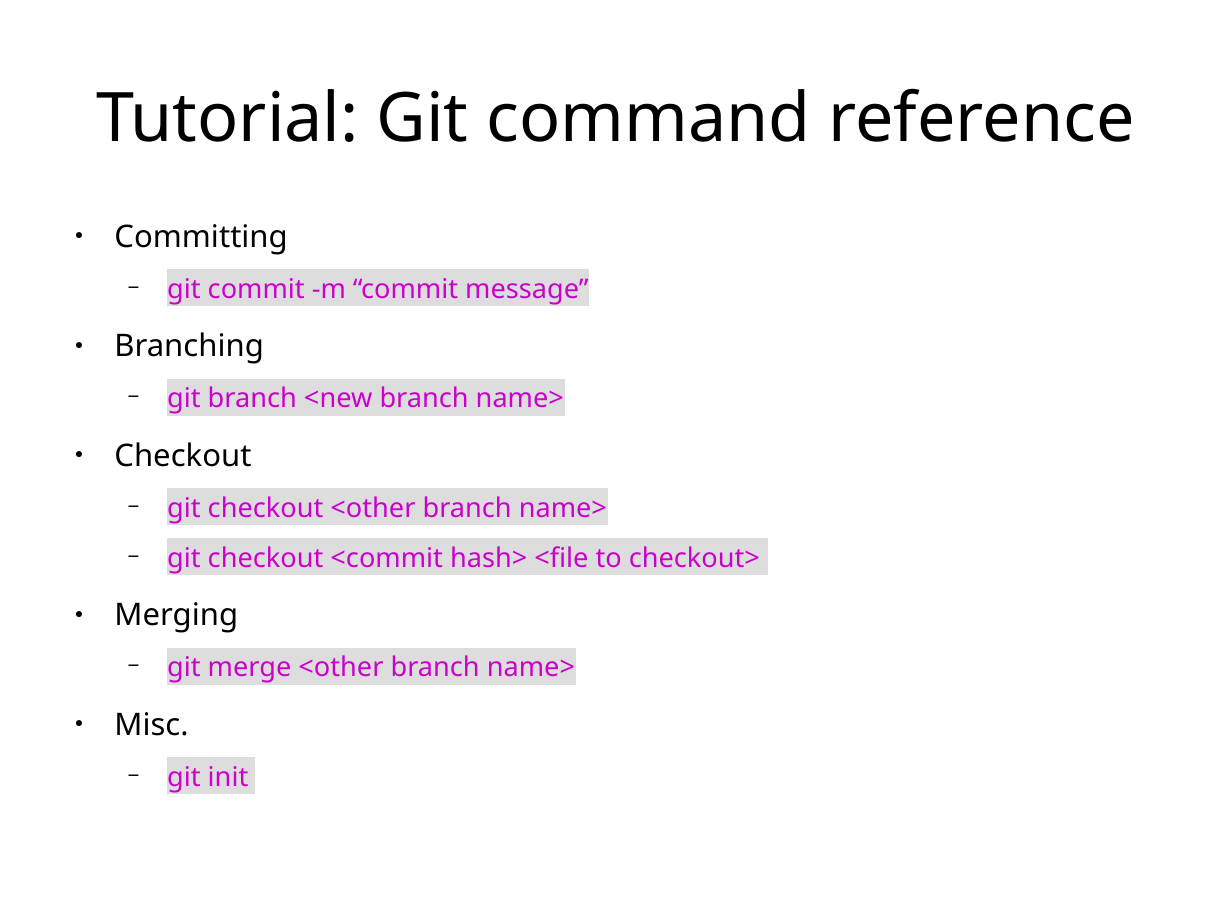
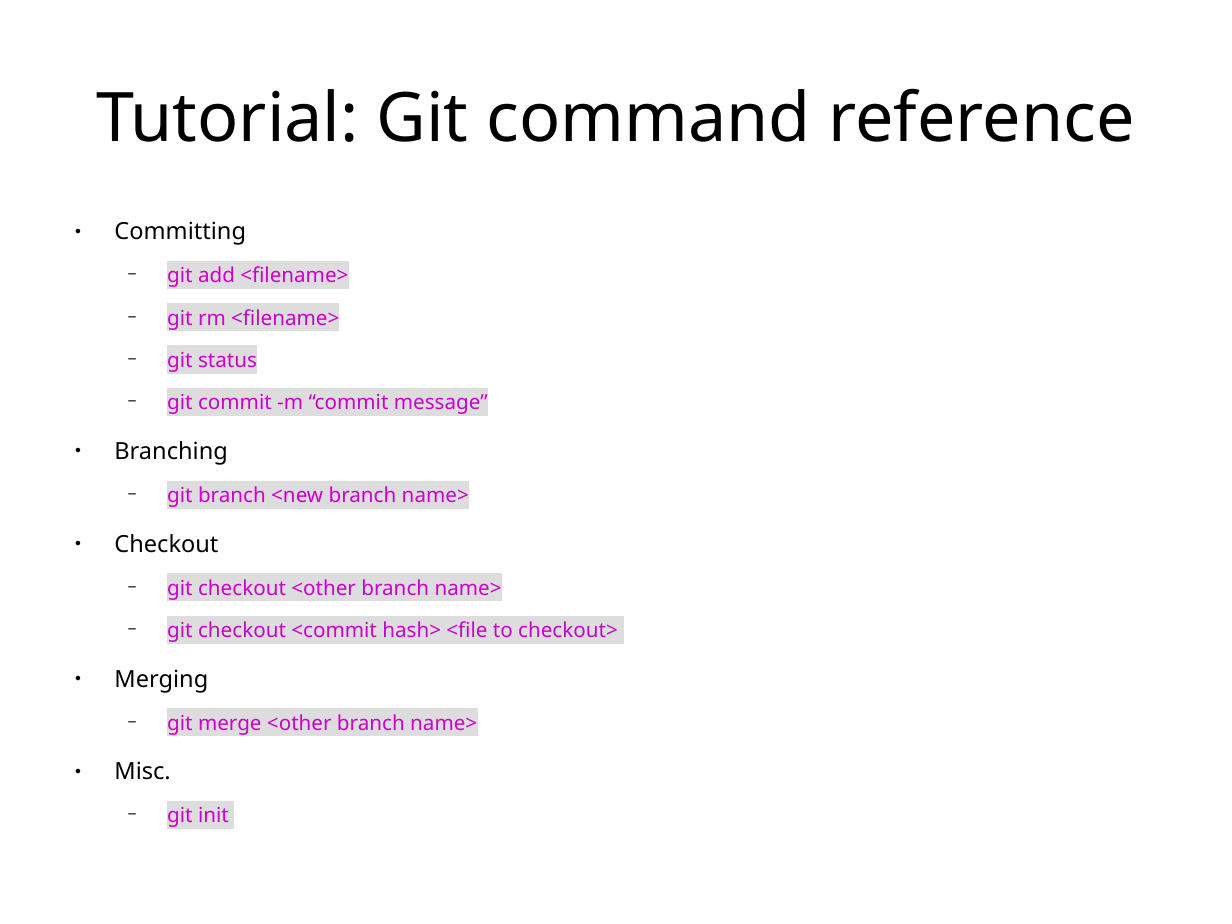
Before and after one commit to ethanwillis/git_presentation, a slide deck: slide 28 of git_presentation_slideshow.odp. Drawn at 1232x924 pixels with LibreOffice and Linux fonts; fonts in the diff are those of the drawing. Boxes give left, top, right and bottom in pixels: in the first picture for what was removed or moved away, otherwise in the second. Text is boxed around its words. In the diff, an @@ line names an element or a change of style, - is before the commit and + after.

Commit message:
Added more git remote commands

```diff
--- a/git_presentation_slideshow.odp
+++ b/git_presentation_slideshow.odp
@@ text at (114,221,618,827): size 20 to 15.2 pt in "Committing", "Branching", "Checkout", "Merging" and 1 more places; size 17.5 to 13.3 pt in "git commit -m “commit message”", "git branch <new branch name>", "git checkout <other branch name>", "git checkout <commit hash> <file to checkout>" and 2 more places @@
@@ text at (167,266,348,372): paragraphs added @@
+  − git add <filename>
+  − git rm <filename>
+  − git status
```
Also in this commit, not shown: 1 other slide changed.
